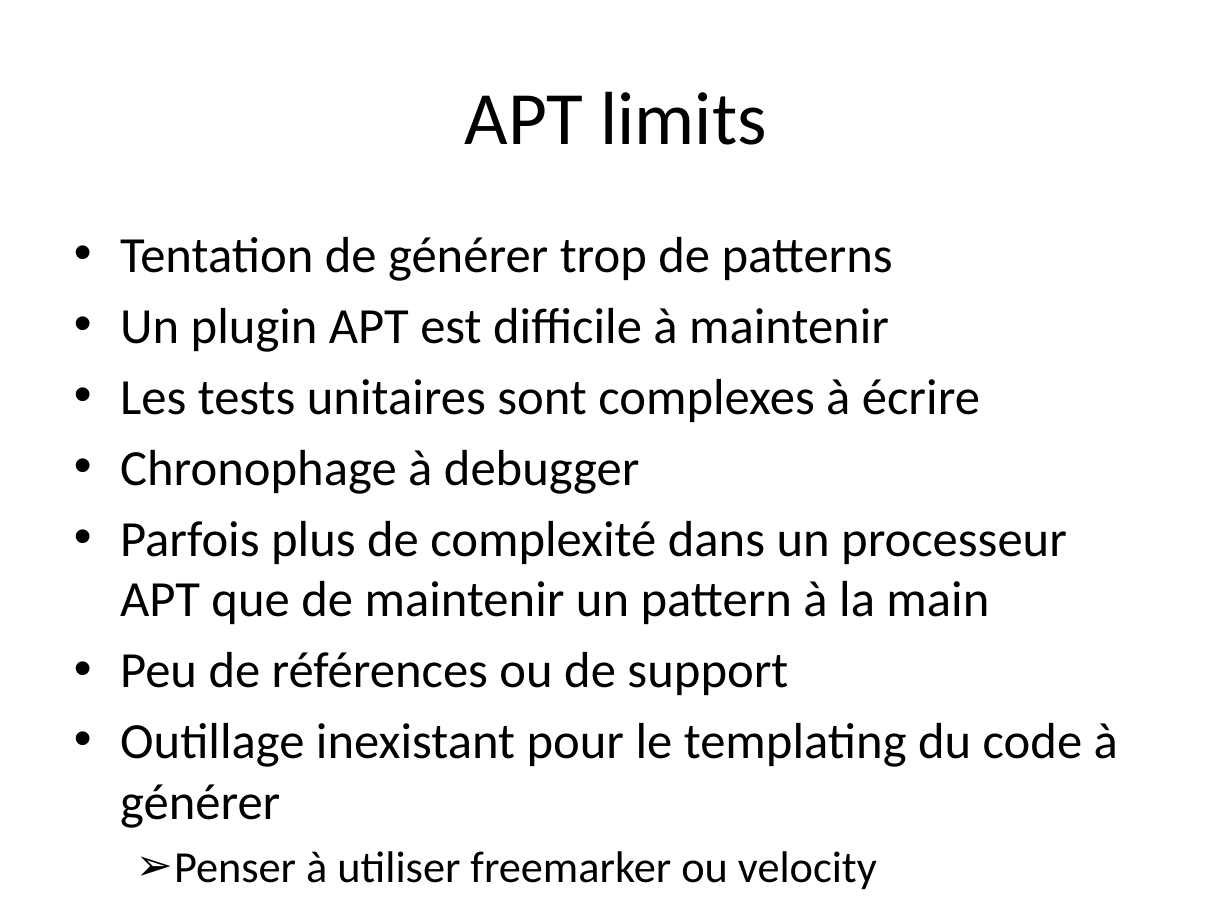
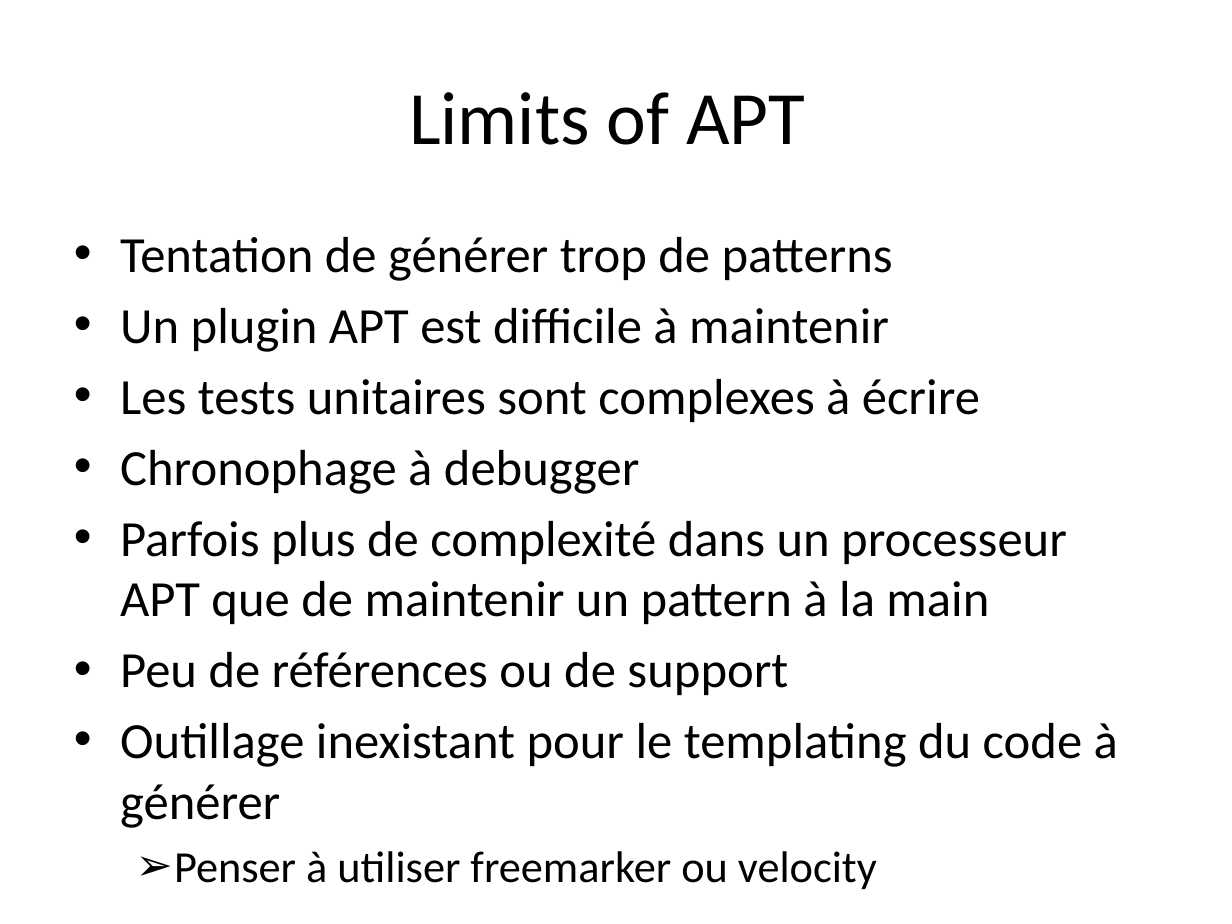
Before and after one commit to dbaeli/ez18n, a slide deck: slide 21 of ez18n-slides/javaone-2012/ez18n_javaone2012.pptx. Drawn at 1232x924 pixels with LibreOffice and Linux fonts; fonts in the diff are those of the drawing; background and template pictures are left out. Boxes give left, top, right and bottom in pixels: in the first picture for what was removed or moved away, otherwise in the second. Text is boxed around its words. In the diff, an @@ line names an element or a change of style, - is before the commit and + after.

```diff
--- a/ez18n-slides/javaone-2012/ez18n_javaone2012.pptx
+++ b/ez18n-slides/javaone-2012/ez18n_javaone2012.pptx
@@ title at <box>409,92,805,145</box>: text changed @@
-APT limits
+Limits of APT
```
Also in this commit, not shown: 1 other slide changed, 1 other file.
